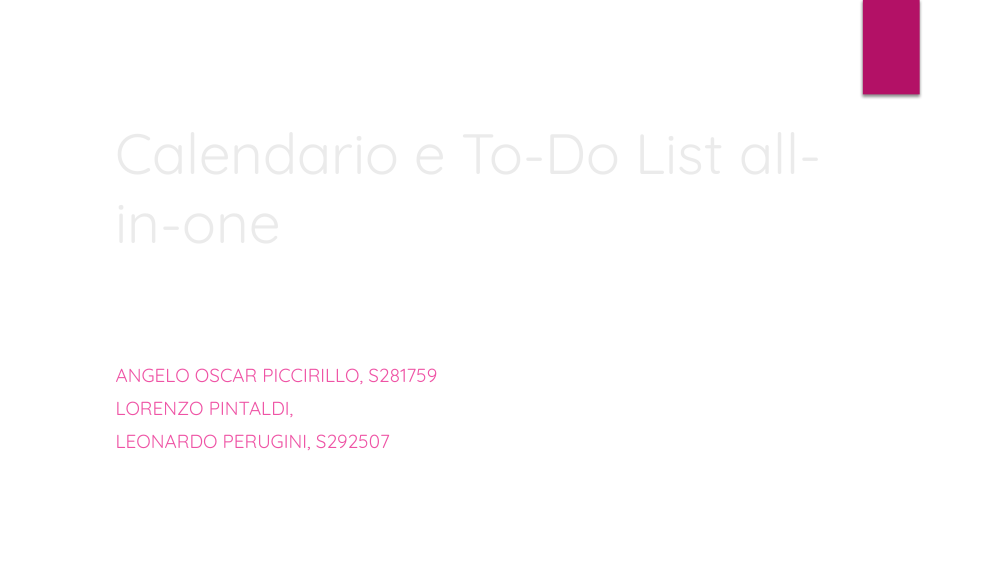
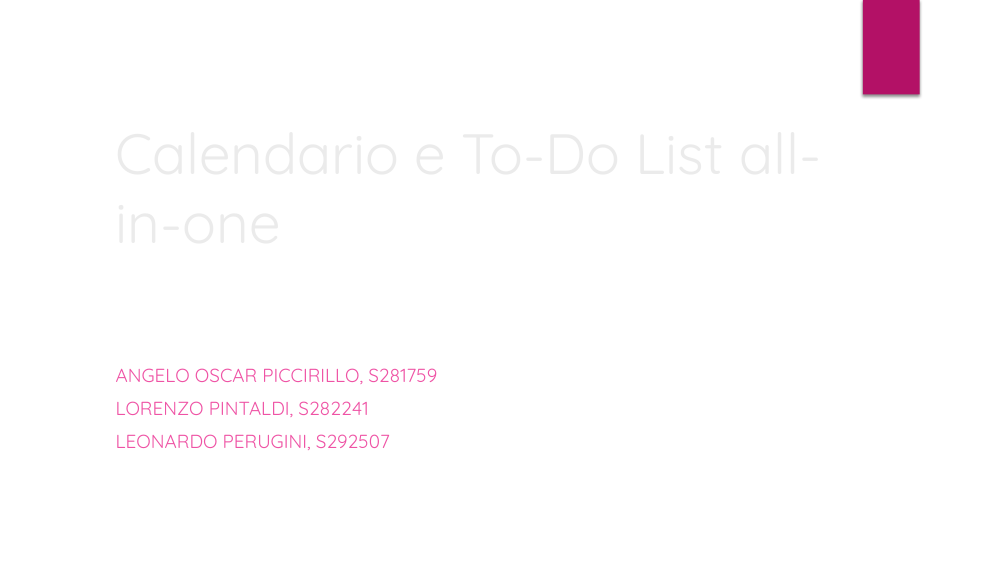
Before and after one commit to piccirilloth/Calendar-and-To-Do-list-CalDav, a slide deck: slide 1 of slides/presentazione.pptx. Drawn at 1008x567 pixels with LibreOffice and Linux fonts; fonts in the diff are those of the drawing; background and template pictures are left out. Boxes give left, top, right and bottom in pixels: in the first picture for what was removed or moved away, otherwise in the second. Text is boxed around its words. In the diff, an @@ line names an element or a change of style, - is before the commit and + after.

```diff
--- a/slides/presentazione.pptx
+++ b/slides/presentazione.pptx
@@ subtitle at <box>116,401,368,417</box>: text changed @@
-LORENZO PINTALDI,
+LORENZO PINTALDI, S282241
```
Also in this commit, not shown: 10 other slides changed, 2 slides added.
